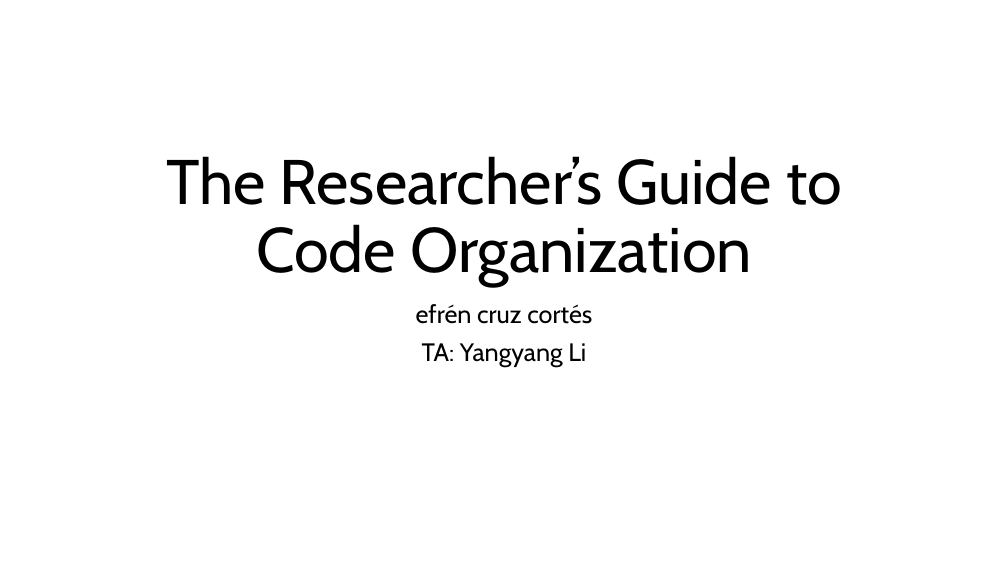
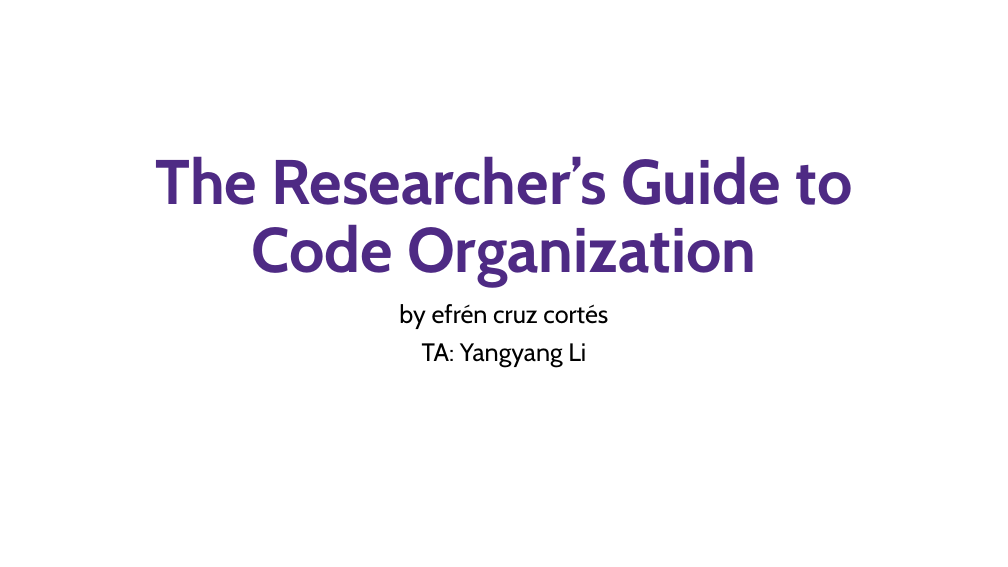
Before and after one commit to nuitrcs/researchers_guide_to_code_organization, a slide deck: slide 1 of researchers_guide_to_code_organization_day_2.pptx. Drawn at 1008x567 pixels with LibreOffice and Linux fonts; fonts in the diff are those of the drawing. Boxes give left, top, right and bottom in pixels: in the first picture for what was removed or moved away, otherwise in the second. Text is boxed around its words. In the diff, an @@ line names an element or a change of style, - is before the commit and + after.

```diff
--- a/researchers_guide_to_code_organization_day_2.pptx
+++ b/researchers_guide_to_code_organization_day_2.pptx
@@ title "The Researcher’s Guide to Code ..." at box(156, 156, 852, 287): text colour #000000 to #4E2A84, bold on @@
@@ subtitle at box(399, 304, 608, 329): text changed @@
-efrén cruz cortés
+by efrén cruz cortés
```
Also in this commit, not shown: 8 other slides changed, 34 slides added, 6 slides removed, 24 other files.
